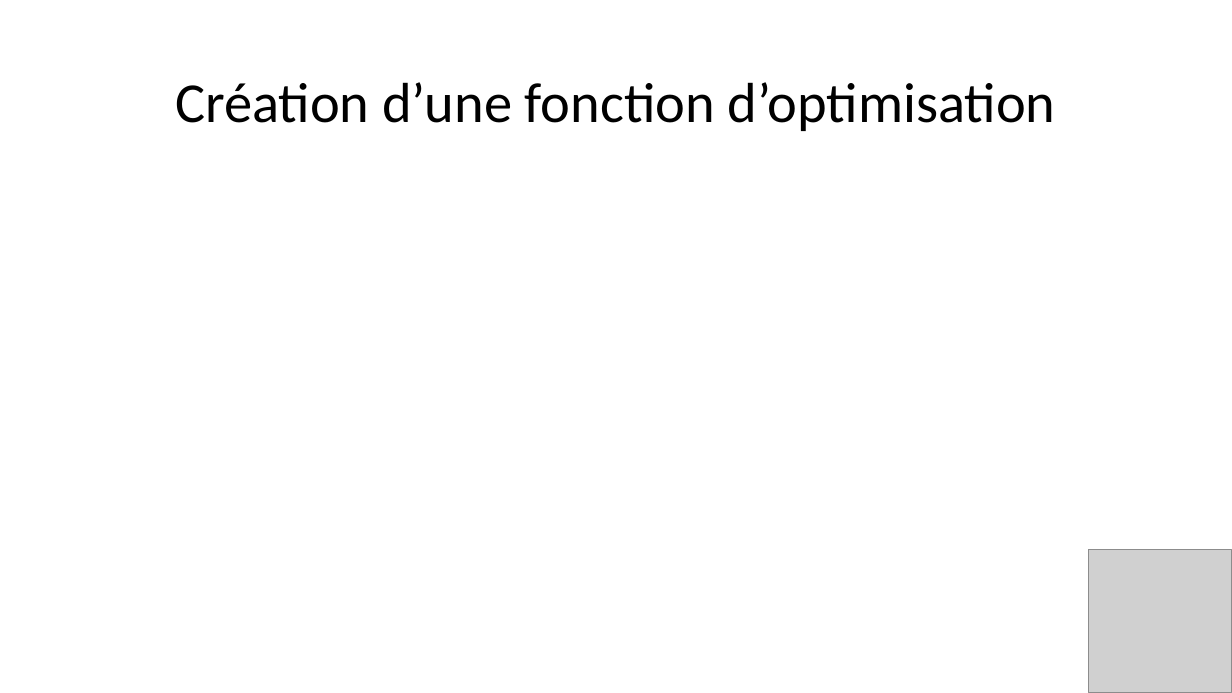
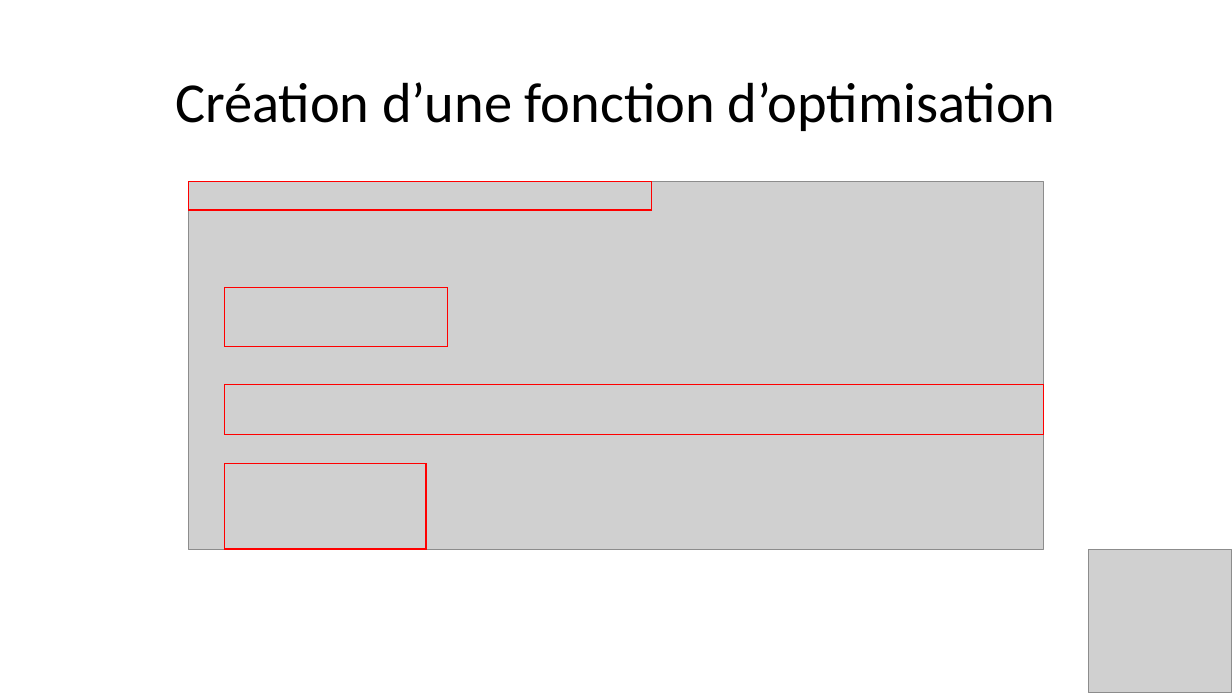
Before and after one commit to Julien-paulet/Projet_8, a slide deck: slide 17 of Présentation Projet_8.pptx (slide 23 before the commit). Drawn at 1232x693 pixels with LibreOffice and Linux fonts; fonts in the diff are those of the drawing; grey boxes stand for pictures. Boxes give left, top, right and bottom in pixels: in the first picture for what was removed or moved away, otherwise in the second. Text is boxed around its words. In the diff, an @@ line names an element or a change of style, - is before the commit and + after.

```diff
--- a/Présentation Projet_8.pptx
+++ b/Présentation Projet_8.pptx
@@ picture added at [189, 182, 1044, 550] @@
@@ rectangle added at [189, 182, 652, 211], outline #FF0000 1 pt @@
@@ rectangle added at [225, 287, 448, 347], outline #FF0000 1 pt @@
@@ rectangle added at [225, 384, 1044, 434], outline #FF0000 1 pt @@
@@ rectangle added at [225, 464, 426, 550], outline #FF0000 1 pt @@
```
Also in this commit, not shown: 6 other slides changed, 5 slides added, 1 slide removed, 8 other files.
